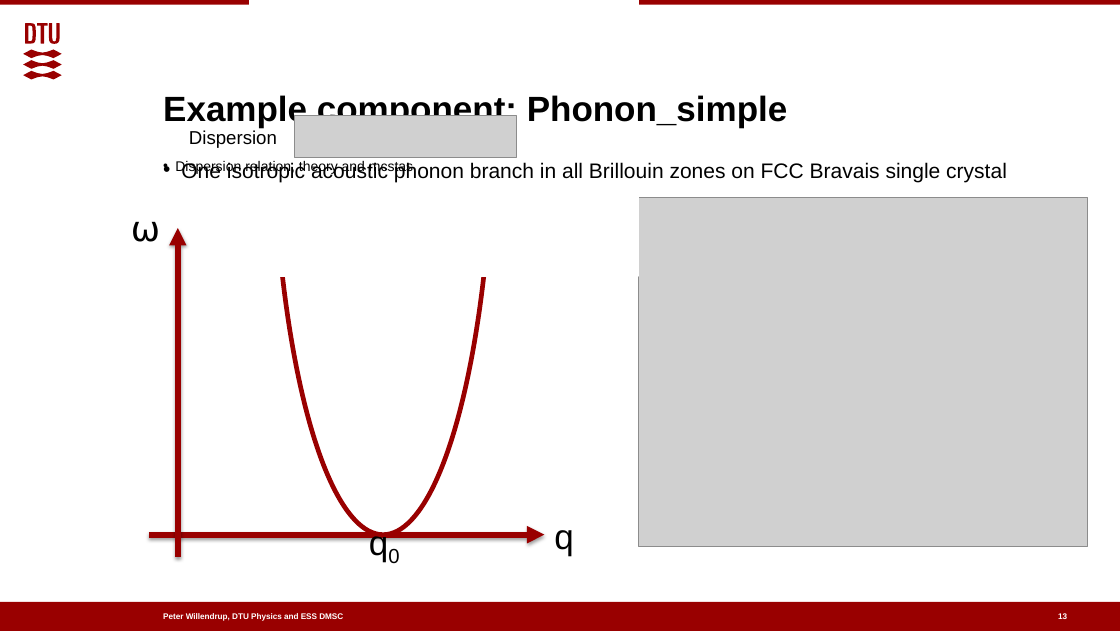
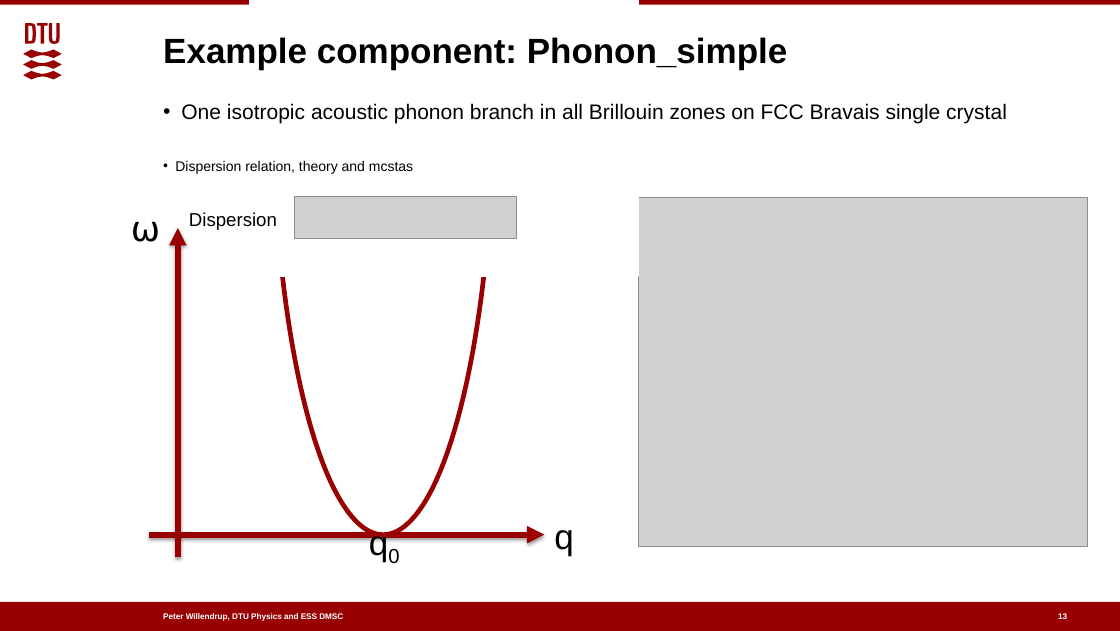
Before and after one commit to McStasMcXtrace/Schools, a slide deck: slide 13 of ESS_March_2022_IDS_Scipp_McStas_intro/Day2_Thursday_March_17th/07_Samples/More_samples.pptx. Drawn at 1120x631 pixels with LibreOffice and Linux fonts; fonts in the diff are those of the drawing; grey boxes stand for pictures; background and template pictures are left out. Boxes give left, top, right and bottom in pixels: in the first picture for what was removed or moved away, otherwise in the second. Text is boxed around its words. In the diff, an @@ line names an element or a change of style, - is before the commit and + after.

```diff
--- a/ESS_March_2022_IDS_Scipp_McStas_intro/Day2_Thursday_March_17th/07_Samples/More_samples.pptx
+++ b/ESS_March_2022_IDS_Scipp_McStas_intro/Day2_Thursday_March_17th/07_Samples/More_samples.pptx
@@ title "Example component: Phonon_simple": place and size @@
-title "Example component: Phonon_simple" at <box>163,93,787,128</box>
+title "Example component: Phonon_simple" at <box>163,37,787,70</box>
@@ text "One isotropic acoustic phonon branch ...": place and size @@
-text "One isotropic acoustic phonon branch ..." at <box>181,161,1007,182</box>
+text "One isotropic acoustic phonon branch ..." at <box>181,103,1007,124</box>
@@ text "Dispersion": place and size @@
-text "Dispersion" at <box>189,130,277,148</box>
+text "Dispersion" at <box>189,212,277,230</box>
@@ picture: place and size @@
-picture at <box>294,115,516,157</box>
+picture at <box>294,197,516,239</box>
```
Also in this commit, not shown: 2 other slides changed, 4 other files.
